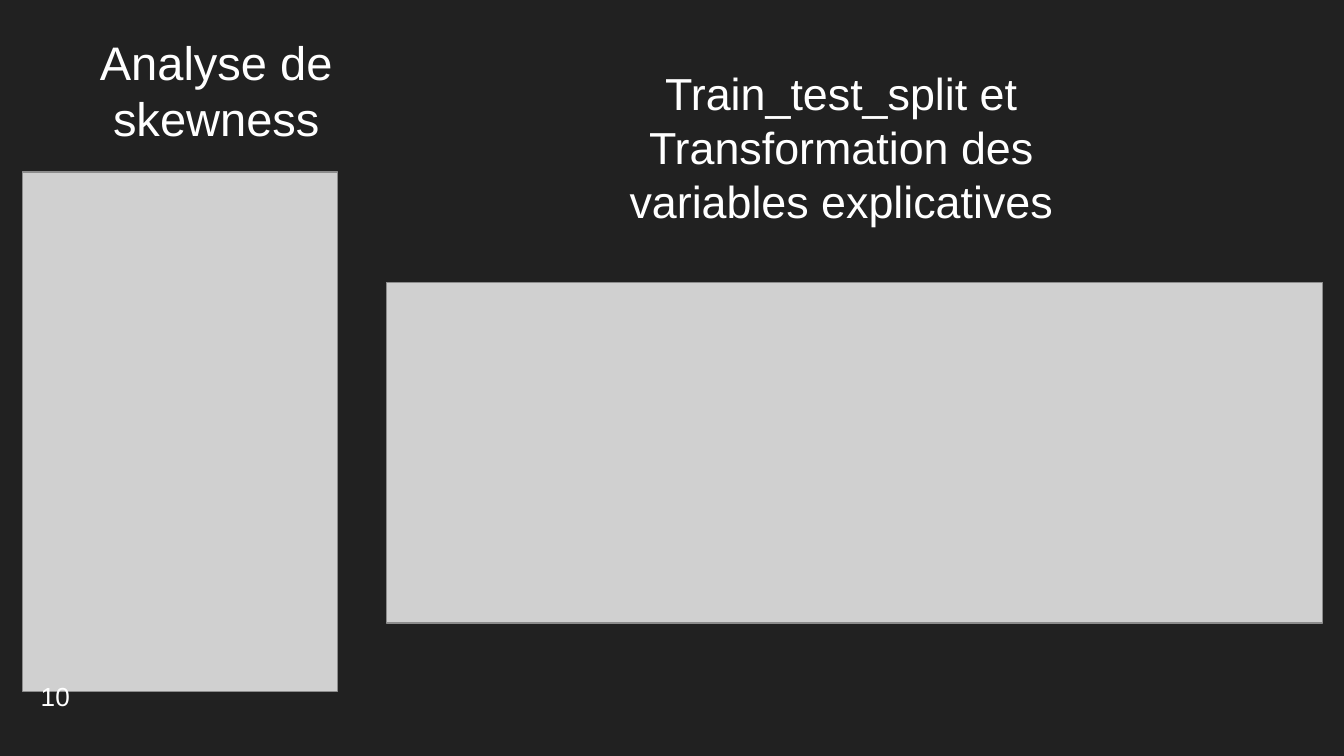
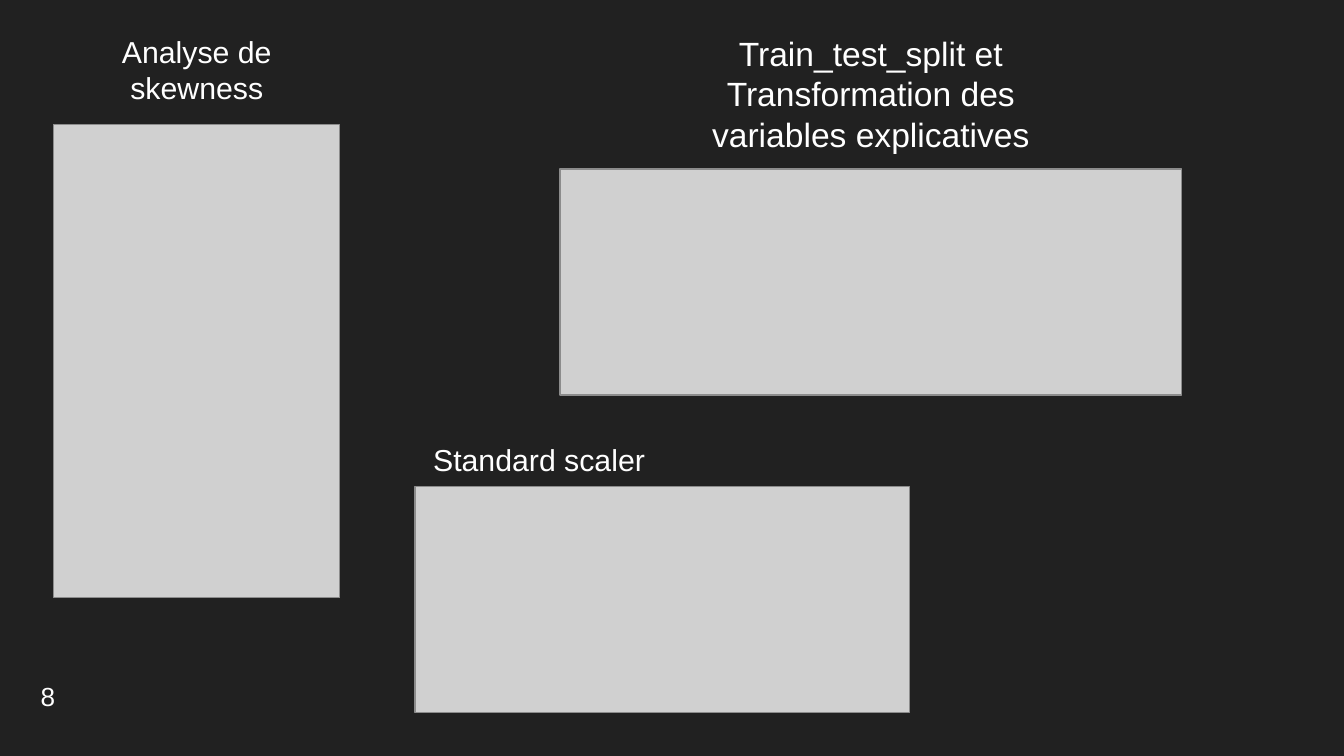
Before and after one commit to ThomasMeb/Anticiper_besoins_des_batiments, a slide deck: slide 9 of Projet_3_Thomas_Mebarki/Mebarki_Thomas_4_presentation_022023.pptx (slide 10 before the commit). Drawn at 1344x756 pixels with LibreOffice and Linux fonts; fonts in the diff are those of the drawing; grey boxes stand for pictures. Boxes give left, top, right and bottom in pixels: in the first picture for what was removed or moved away, otherwise in the second. Text is boxed around its words. In the diff, an @@ line names an element or a change of style, - is before the commit and + after.

```diff
--- a/Projet_3_Thomas_Mebarki/Mebarki_Thomas_4_presentation_022023.pptx
+++ b/Projet_3_Thomas_Mebarki/Mebarki_Thomas_4_presentation_022023.pptx
@@ title "Analyse de skewness" at [122,41,272,100]: size 25.2 to 16.2 pt @@
@@ text "Train_test_split et Transformation des variables ...": place and size @@
-text "Train_test_split et Transformation des variables ..." at [630,77,1053,227]
+text "Train_test_split et Transformation des variables ..." at [712,41,1030,153]
@@ text "Train_test_split et Transformation des variables ..." at [712,41,1030,153]: size 24 to 18 pt @@
@@ picture: place and size @@
-picture at [23,172,339,691]
+picture at [54,125,340,598]
@@ picture: place and size @@
-picture at [387,282,1322,622]
+picture at [560,169,1181,395]
@@ title added at [433,449,645,472], 16.2 pt, text #FFFFFF @@
+Standard scaler
@@ picture added at [415,487,910,712] @@
@@ text at [41,687,56,707]: text changed @@
-10
+8
```
Also in this commit, not shown: 16 other slides changed, 7 slides added, 16 slides removed, 8 other files.
